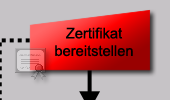
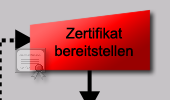
Revision of a layered (170, 100) image; what changed, layer by layer:
added layer "Ebene 5" above "Objekt 1" over (14, 29, 31, 51)
